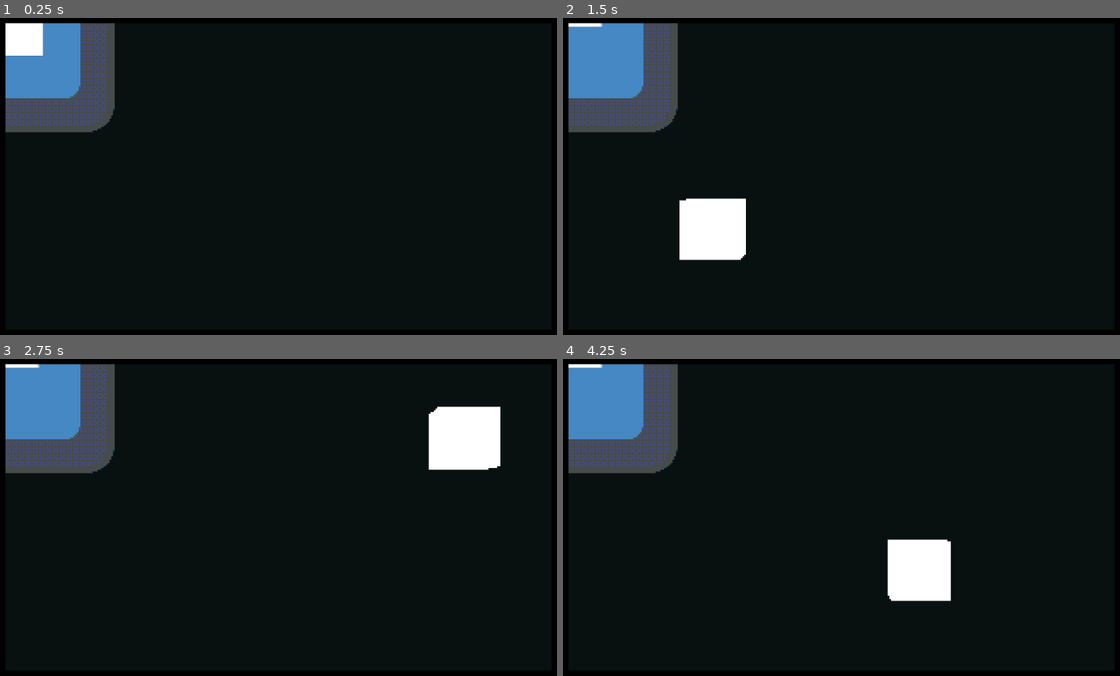
Above: before the commit, frames 1-4 (two rows, left to right).
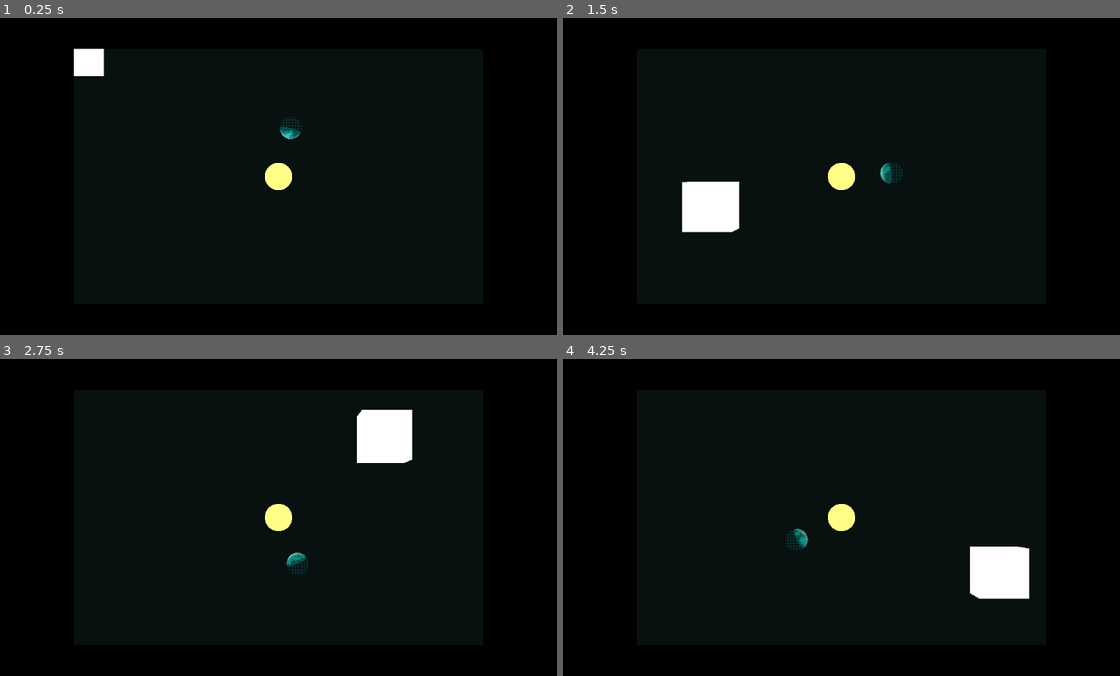
Above: after the commit, the same moments.

Repository: ethantstanger/orbital-space-controller
Game: Godot game, scene res://subscreen/subscreen.tscn
The game is run twice, just before and just after one commit, with the same random seed, the same clock (stepped at 60 frames per second) and the same inputs. The engine's default icon, where the game draws it, is replaced by a stand-in: a white triangle on a blue panel in a dark square.
Inputs (mouse positions are in pixels of both pictures, inside the frame that each line leads up to):
- Up to frame 1 (0.25 s): no input
- Up to frame 2 (1.5 s): move the mouse to (986, 157) at 0.52 s; hold D (right) 0.53-1.28 s; move the mouse to (707, 195) at 1.27 s; hold S (down) from 1.28 s (still down)
- Up to frame 3 (2.75 s): move the mouse to (345, 435) at 2.02 s; release S (down) at 2.03 s; hold D (right) from 2.03 s (still down)
- Up to frame 4 (4.25 s): move the mouse to (808, 590) at 2.77 s; release D (right) at 2.78 s; hold W (up) 2.78-3.53 s; move the mouse to (1036, 571) at 3.52 s; hold A (left) from 3.53 s (still down)

The runs differ from the first frame. In frame 1, 7.2% of the frame differs, in the area x 0-55%, y 1-55%; in frame 2, 9.1%; in frame 3, 11%, in the area x 0-90%, y 1-69%; in frame 4, 11%.

Commit message:
working dual-camera scene

Diff:
--- a/autoloads/subscreen_resolution.gd
+++ b/autoloads/subscreen_resolution.gd
@@ -1,8 +1,7 @@
 extends Node
 
 const RESOLUTIONS: Array[Vector2i] = [
-	Vector2i(320, 180),
-	Vector2i(320, 200),
+	Vector2i(720, 450),
 ]
 
 signal update_resolution(RESOLUTION: Vector2i)
--- /dev/null
+++ b/objects/bodies/body.gd
@@ -0,0 +1,2 @@
+extends Area3D
+class_name Body
--- /dev/null
+++ b/objects/bodies/sun/sun.tscn
@@ -0,0 +1,28 @@
+[gd_scene load_steps=5 format=3 uid="uid://ddw57pfo6lhv3"]
+
+[ext_resource type="Script" uid="uid://bfeo71h8si6mk" path="res://objects/bodies/body.gd" id="1_duq0w"]
+
+[sub_resource type="SphereShape3D" id="SphereShape3D_duq0w"]
+
+[sub_resource type="StandardMaterial3D" id="StandardMaterial3D_duq0w"]
+shading_mode = 0
+albedo_color = Color(1, 0.9647059, 0.5372549, 1)
+
+[sub_resource type="SphereMesh" id="SphereMesh_duq0w"]
+material = SubResource("StandardMaterial3D_duq0w")
+
+[node name="Sun" type="Area3D"]
+script = ExtResource("1_duq0w")
+metadata/_custom_type_script = "uid://bfeo71h8si6mk"
+
+[node name="CollisionShape3D" type="CollisionShape3D" parent="."]
+shape = SubResource("SphereShape3D_duq0w")
+
+[node name="MeshInstance3D" type="MeshInstance3D" parent="."]
+mesh = SubResource("SphereMesh_duq0w")
+
+[node name="OmniLight3D" type="OmniLight3D" parent="."]
+light_energy = 1.993
+light_size = 0.021
+omni_range = 5.821
+omni_attenuation = 2.0
--- a/objects/hand/hand.gd
+++ b/objects/hand/hand.gd
@@ -15,14 +15,16 @@
 
 func _process(_DELTA: float) -> void:
 	position = get_hand_position()
+	#print(position)
 
 func update_viewport_position(DELTA: float) -> void:
 	viewport_position += Input.get_vector("left", "right", "up", "down") * 100 * DELTA
+	#print(viewport_position)
 
 func get_hand_position() -> Vector3:
 	var CAMERA := get_viewport().get_camera_3d()
 	var from = CAMERA.project_ray_origin(viewport_position)
 	var dir = CAMERA.project_ray_normal(viewport_position)
-	var Y_POSITION := 0.0
+	var Y_POSITION := 0
 	var t = (Y_POSITION - from.y) / dir.y
 	return from + dir * t
--- a/project.godot
+++ b/project.godot
@@ -53,3 +53,4 @@
 renderer/rendering_method="gl_compatibility"
 renderer/rendering_method.mobile="gl_compatibility"
 environment/defaults/default_clear_color=Color(0, 0, 0, 1)
+textures/defaults/default_clear_color=Color(0, 0, 0, 1)
--- /dev/null
+++ b/subscreen/camera_3d.gd
@@ -0,0 +1,5 @@
+extends Camera3D
+
+func _process(delta: float) -> void:
+	rotation.y += delta
+	#fov += delta
--- /dev/null
+++ b/subscreen/mesh_instance_3d_2.gd
@@ -0,0 +1,4 @@
+extends MeshInstance3D
+
+func _process(delta: float) -> void:
+	rotation.y += delta * 3
--- a/subscreen/subscreen.tscn
+++ b/subscreen/subscreen.tscn
@@ -1,16 +1,38 @@
-[gd_scene load_steps=7 format=3 uid="uid://bqkwal15168rq"]
+[gd_scene load_steps=14 format=3 uid="uid://bqkwal15168rq"]
 
 [ext_resource type="Shader" uid="uid://b5q1fay01jwey" path="res://assets/vfx/retro_shader.gdshader" id="1_5botf"]
 [ext_resource type="Script" uid="uid://bpm025oe8mtdl" path="res://subscreen/subscreen.gd" id="1_veg5d"]
 [ext_resource type="PackedScene" uid="uid://xntl8ohpl6vh" path="res://objects/hand/hand.tscn" id="2_jndkm"]
-[ext_resource type="Texture2D" uid="uid://cma5r4g8kyj0i" path="res://icon.svg" id="2_rdl34"]
 [ext_resource type="Texture2D" uid="uid://byk45p4yqhxyh" path="res://assets/vfx/dither_pattern.png" id="2_ui1rh"]
+[ext_resource type="Script" uid="uid://drbyersltoi1h" path="res://subscreen/camera_3d.gd" id="4_gdk2a"]
+[ext_resource type="PackedScene" uid="uid://ddw57pfo6lhv3" path="res://objects/bodies/sun/sun.tscn" id="4_ui1rh"]
+[ext_resource type="Script" uid="uid://buhoyj8q17bh1" path="res://subscreen/mesh_instance_3d_2.gd" id="6_84uau"]
 
 [sub_resource type="ShaderMaterial" id="ShaderMaterial_ui1rh"]
 shader = ExtResource("1_5botf")
 shader_parameter/STEPS = 4
 shader_parameter/BACKGROUND_COLOR = Color(0.03137255, 0.0627451, 0.0627451, 1)
 shader_parameter/DITHER_TEXTURE = ExtResource("2_ui1rh")
+
+[sub_resource type="Gradient" id="Gradient_gdk2a"]
+colors = PackedColorArray(0.1764706, 1, 1, 1, 0.009643768, 0.13395655, 0.047170967, 1)
+
+[sub_resource type="FastNoiseLite" id="FastNoiseLite_84uau"]
+
+[sub_resource type="NoiseTexture2D" id="NoiseTexture2D_ti7cy"]
+noise = SubResource("FastNoiseLite_84uau")
+color_ramp = SubResource("Gradient_gdk2a")
+
+[sub_resource type="StandardMaterial3D" id="StandardMaterial3D_gdk2a"]
+albedo_color = Color(0.1764706, 1, 1, 1)
+albedo_texture = SubResource("NoiseTexture2D_ti7cy")
+emission_enabled = true
+emission = Color(0.11764706, 1, 1, 1)
+emission_energy_multiplier = 0.1
+
+[sub_resource type="SphereMesh" id="SphereMesh_84uau"]
+material = SubResource("StandardMaterial3D_gdk2a")
+radius = 0.4
 
 [node name="Subscreen" type="SubViewportContainer"]
 material = SubResource("ShaderMaterial_ui1rh")
@@ -25,8 +47,17 @@
 size = Vector2i(40, 40)
 render_target_update_mode = 4
 
-[node name="Sprite2D" type="Sprite2D" parent="Background"]
-texture = ExtResource("2_rdl34")
+[node name="Camera3D" type="Camera3D" parent="Background"]
+transform = Transform3D(1, 0, 0, 0, -4.371139e-08, 1, 0, -1, -4.371139e-08, 0, 10, 0)
+fov = 50.0
+script = ExtResource("4_gdk2a")
+
+[node name="Sun" parent="Background" instance=ExtResource("4_ui1rh")]
+
+[node name="MeshInstance3D2" type="MeshInstance3D" parent="Background/Sun"]
+transform = Transform3D(1, 0, 0, 0, 1, 0, 0, 0, 1, 0, 0, -1.8274536)
+mesh = SubResource("SphereMesh_84uau")
+script = ExtResource("6_84uau")
 
 [node name="Foreground" type="SubViewport" parent="."]
 transparent_bg = true
@@ -35,7 +66,7 @@
 render_target_update_mode = 4
 
 [node name="Camera3D" type="Camera3D" parent="Foreground"]
-transform = Transform3D(1, 0, 0, 0, -4.371139e-08, 1, 0, -1, -4.371139e-08, 0, 15, 0)
+transform = Transform3D(1, 0, 0, 0, -4.371139e-08, 1, 0, -1, -4.371139e-08, 0, 15, 20)
 fov = 20.0
 
 [node name="Hand" parent="Foreground" instance=ExtResource("2_jndkm")]
Not shown, added: objects/bodies/body.gd.uid
Not shown, added: subscreen/camera_3d.gd.uid
Not shown, added: subscreen/mesh_instance_3d_2.gd.uid
